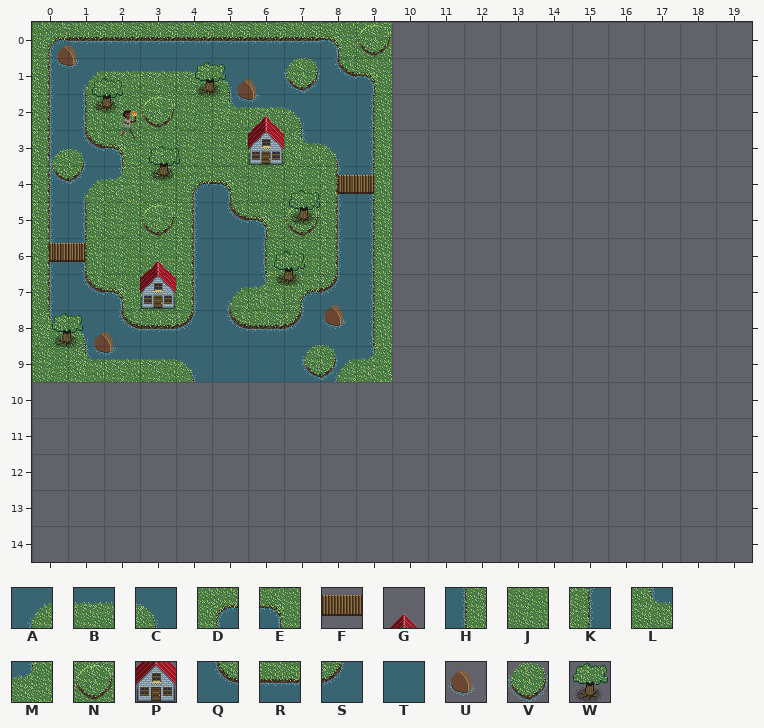
Two states of a Tiled map, res/level1.tmx. The picture above was drawn from the file before the commit.
Cells are 40x40 px. Shown: x 0..19, y 0..14. The old version is drawn lined up with the new one.
Key: from "tileset": A 0, B 1, C 2, D 3, E 4, F 5, G 6, H 7, J 8, K 9, L 10, M 11, N 12, P 13, Q 14, R 15, S 16, T 17, U 18, V 19, W 20.
_ is an empty cell.
Objects are placed by their top-left corner, in cells (3,4 is the top-left corner of cell 3,4); size is 1x1 cell unless given.
Layer "terrain" before, first column x 0:
 0 DRRRRRRREN__________
 1 KABBBCTTQE__________
 2 KHJNJLBCTH__________
 3 KQEJJJJLCH__________
 4 KAMJDEJJKH__________
 5 KHJNKQENKH__________
 6 KHJJKTHJKH__________
 7 KQEJKAMDSH__________
 8 LCQRSQRSTH__________
 9 JLBBCTTTAM__________
10 ____________________
11 ____________________
12 ____________________
13 ____________________
14 ____________________
Objects on layer "obstacles" before:
U "rock" at 0.6,0.4
V "island" at 7,1
W "tree" at 4.5,1.1
U "rock" at 5.6,1.4
W "tree" at 1.6,1.5
G "house-roof" at 6,2
P "house" at 6,3
W "tree" at 3.2,3.4
V "island" at 0.5,3.5
F "bridge" at 8.5,4.1
W "tree" at 7.1,4.6
F "bridge" at 0.5,6
G "house-roof" at 3,6
W "tree" at 6.7,6.3
P "house" at 3,7
U "rock" at 8,7.7
W "tree" at 0.5,8.1
U "rock" at 1.6,8.4
V "island" at 7.5,8.9
Now the later version:
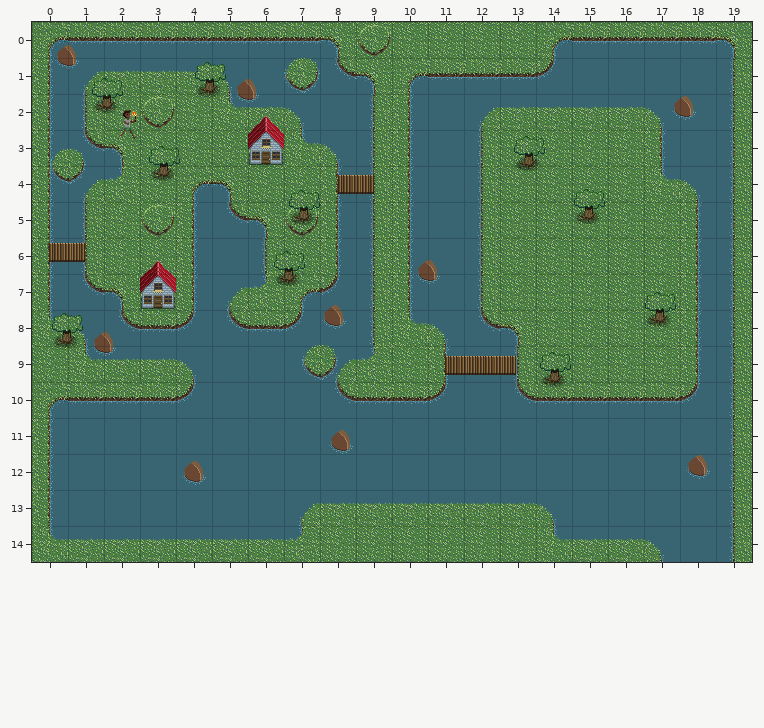
The exact change:
Changed rows in their new state; . is an unchanged cell.
map size 10x10 -> 20x15 cells
Layer "terrain":
first column x 0:
 0 ..........JJJJDRRRRE
 1 ..........DRRRSTTTTH
 2 ..........KTABBBBCTH
 3 ..........KTHJJJJKTH
 4 ..........KTHJJJJLCH
 5 ..........KTHJJJJJKH
 6 ..........KTHJJJJJKH
 7 ..........KTHJJJJJKH
 8 ..........LCQEJJJJKH
 9 ..........JKTHJJJJKH
10 DRRRSTTTQRRSTQRRRRSH
11 KTTTTTTTTTTTTTTTTTTH
12 KTTTTTTTTTTTTTTTTTTH
13 KTTTTTTABBBBBBCTTTTH
14 LBBBBBBMJJJJJJLBBCTH
Layer "obstacles":
added: U at 17.7,1.9
added: W at 13.3,3.1
added: W at 15,4.6
added: U at 10.6,6.4
added: W at 16.9,7.5
added: F at 12.4,9.1
added: F at 11.5,9.1
added: W at 14,9.2
added: U at 8.2,11.1
added: U at 18.1,11.8
added: U at 4.1,12
Pixel boxes of the changes (left, top, right, bottom) in both pictures:
added: (32, 22, 752, 562)
